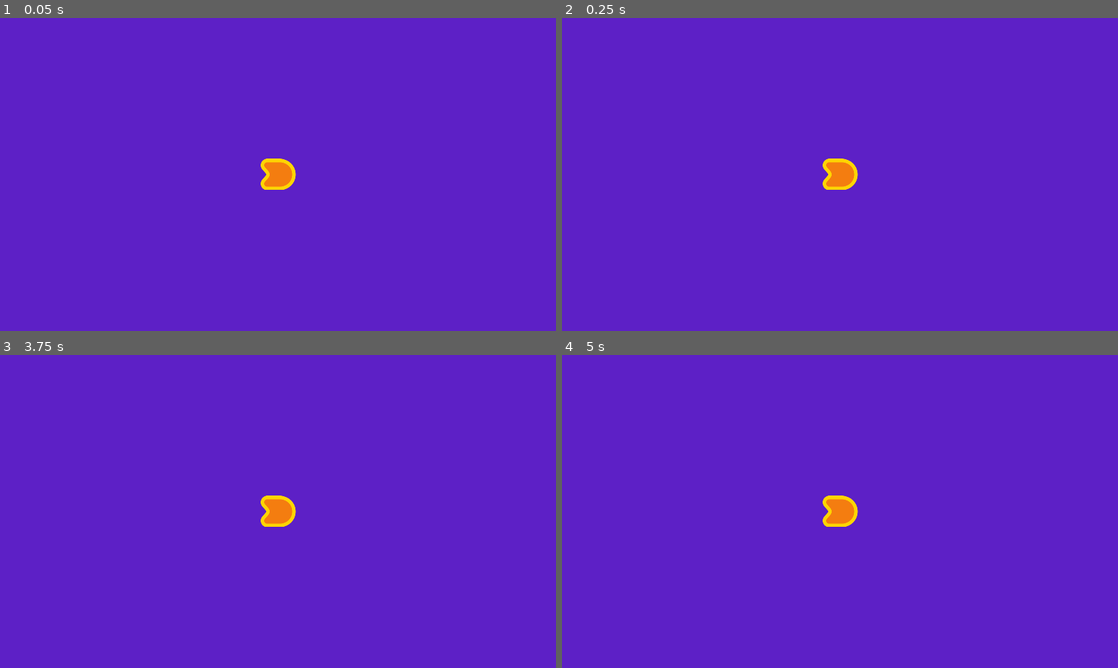
Above: before the commit, frames 1-4 (two rows, left to right).
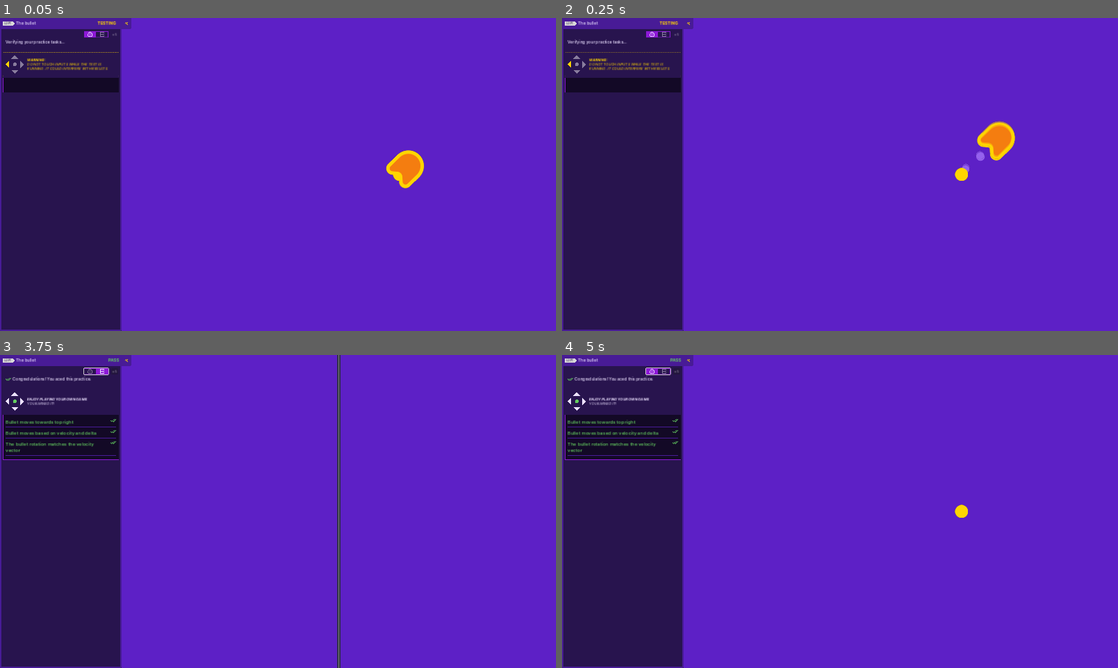
Above: after the commit, the same moments.

Repository: keliang5/2d-GameDev-Course
Game: Godot game, scene res://practices/L2.P1.bullet/bullet.tscn
Same seed, same stepped clock (60 frames per second), same inputs: the game is played once before the commit and once after it. Before the commit the project has no main scene; this scene is started directly in both runs.
Inputs (mouse positions are in pixels of both pictures, inside the frame that each line leads up to):
- Up to frame 1 (0.05 s): no input
- Up to frame 2 (0.25 s): no input
- Up to frame 3 (3.75 s): click (127, 361) at 0.52 s; click (5, 361) at 1.27 s; click (127, 361) at 2.02 s; tap Enter at 2.75 s; click (94, 370) at 3.52 s
- Up to frame 4 (5 s): tap Space at 4.25 s

The runs differ from the first frame. In frame 1, 23% of the frame differs, in the area x 0-77%, y 0-100%; in frame 2, 23%, in the area x 0-82%, y 0-100%; in frame 3, 23%; in frame 4, 23%.

Commit message:
L1-Overview and L2-Auto Pilot

Diff:
--- /dev/null
+++ b/04.to_space_and_beyond_workbook/lessons/ship.gd
@@ -0,0 +1,8 @@
+extends Sprite2D
+
+
+var velocity :=Vector2(500, 0)
+
+func _process(delta: float) -> void:
+	position += velocity * delta
+	rotation = velocity.angle()
--- /dev/null
+++ b/04.to_space_and_beyond_workbook/lessons/ship.tscn
@@ -0,0 +1,10 @@
+[gd_scene load_steps=3 format=3 uid="uid://c2s0nj1lokdif"]
+
+[ext_resource type="Texture2D" uid="uid://bniyrxn3r2v8h" path="res://assets/ship.png" id="1_a7v3i"]
+[ext_resource type="Script" path="res://lessons/ship.gd" id="2_uh0g3"]
+
+[node name="Ship" type="Sprite2D"]
+position = Vector2(696, 409)
+scale = Vector2(0.931397, 0.842038)
+texture = ExtResource("1_a7v3i")
+script = ExtResource("2_uh0g3")
--- a/04.to_space_and_beyond_workbook/practices/L2.P1.bullet/bullet.gd
+++ b/04.to_space_and_beyond_workbook/practices/L2.P1.bullet/bullet.gd
@@ -1,9 +1,10 @@
 extends Sprite2D
 
 # Change the bullet's velocity to move towards the top right.
-var velocity := Vector2(500, 0)
+var velocity := Vector2(500, -480)
 
 # Complete the process function to make the bullet move based on the velocity
 # vector. Also, rotate the bullet to match the velocity vector's angle.
 func _process(delta: float) -> void:
-	pass
+	position += velocity * delta
+	rotation = velocity.angle()
--- a/04.to_space_and_beyond_workbook/practices/L2.P1.bullet/bullet.tscn
+++ b/04.to_space_and_beyond_workbook/practices/L2.P1.bullet/bullet.tscn
@@ -1,9 +1,9 @@
-[gd_scene load_steps=8 format=3]
+[gd_scene load_steps=8 format=3 uid="uid://ck7f5saw8nn7w"]
 
-[ext_resource type="Texture2D" path="res://assets/practice_assets/shape_ship.png" id="1_rwnj6"]
-[ext_resource type="Script" path="res://practices/L2.P1.bullet/bullet.gd" id="2_371po"]
-[ext_resource type="Texture2D" path="res://assets/practice_assets/ellipse_white.png" id="3_q7var"]
-[ext_resource type="Texture2D" path="res://assets/practice_assets/ellipse_yellow.png" id="4_7gjbg"]
+[ext_resource type="Texture2D" uid="uid://d1xp2mgpkkc42" path="res://assets/practice_assets/shape_ship.png" id="1_rwnj6"]
+[ext_resource type="Script" path="res://practices/L2.P1.bullet/bullet.gd" id="2_ss7p7"]
+[ext_resource type="Texture2D" uid="uid://bkueifls7csiy" path="res://assets/practice_assets/ellipse_white.png" id="3_q7var"]
+[ext_resource type="Texture2D" uid="uid://ci5b253al1tus" path="res://assets/practice_assets/ellipse_yellow.png" id="4_7gjbg"]
 
 [sub_resource type="Curve" id="Curve_awpf5"]
 _data = [Vector2(0, 0.663194), 0.0, 0.0, 0, 0, Vector2(1, 0), -0.0319997, 0.0, 0, 0]
--- a/04.to_space_and_beyond_workbook/practices/L3.P1.character_input/character_input.gd
+++ b/04.to_space_and_beyond_workbook/practices/L3.P1.character_input/character_input.gd
@@ -10,7 +10,7 @@
 func _process(delta: float) -> void:
 	# The direction is always equal to Vector2(0, 0)! Add code to remedy that.
 
-	velocity = direction * max_speed
+	velocity += direction * max_speed
 	position += velocity * delta
 	if velocity.length() > 0.0:
 		rotation = velocity.angle()
--- a/04.to_space_and_beyond_workbook/practices/L3.P1.character_input/character_input.tscn
+++ b/04.to_space_and_beyond_workbook/practices/L3.P1.character_input/character_input.tscn
@@ -1,9 +1,9 @@
-[gd_scene load_steps=8 format=3]
+[gd_scene load_steps=8 format=3 uid="uid://dyuatur4gik2b"]
 
-[ext_resource type="Texture2D" path="res://assets/practice_assets/shape_ship.png" id="1_hyi6f"]
+[ext_resource type="Texture2D" uid="uid://d1xp2mgpkkc42" path="res://assets/practice_assets/shape_ship.png" id="1_hyi6f"]
 [ext_resource type="Script" path="res://practices/L3.P1.character_input/character_input.gd" id="2_3ksb3"]
-[ext_resource type="Texture2D" path="res://assets/practice_assets/ellipse_white.png" id="3_ltupt"]
-[ext_resource type="Texture2D" path="res://assets/practice_assets/ellipse_yellow.png" id="4_uv7b0"]
+[ext_resource type="Texture2D" uid="uid://bkueifls7csiy" path="res://assets/practice_assets/ellipse_white.png" id="3_ltupt"]
+[ext_resource type="Texture2D" uid="uid://ci5b253al1tus" path="res://assets/practice_assets/ellipse_yellow.png" id="4_uv7b0"]
 
 [sub_resource type="Curve" id="Curve_8vjn6"]
 _data = [Vector2(0, 0.663194), 0.0, 0.0, 0, 0, Vector2(1, 0), -0.0319997, 0.0, 0, 0]
--- a/04.to_space_and_beyond_workbook/project.godot
+++ b/04.to_space_and_beyond_workbook/project.godot
@@ -1,10 +1,23 @@
+; Engine configuration file.
+; It's best edited using the editor UI and not directly,
+; since the parameters that go here are not all obvious.
+;
+; Format:
+;   [section] ; section goes between []
+;   param=value ; assign values to parameters
+
 config_version=5
 
 [application]
 
 config/name="M4. To Space and Beyond (Workbook)"
+run/main_scene="res://lessons/ship.tscn"
 config/features=PackedStringArray("4.2", "Forward Plus")
 config/icon="res://assets/ship.png"
+
+[autoload]
+
+Tester="*res://addons/gdquest_practice_framework/tester/ui_test_panel.tscn"
 
 [display]
 
@@ -15,6 +28,10 @@
 window/size/window_height_override=648
 window/stretch/mode="canvas_items"
 
+[editor_plugins]
+
+enabled=PackedStringArray("res://addons/gdquest_practice_framework/plugin.cfg")
+
 [rendering]
 
 renderer/rendering_method="gl_compatibility"
Not shown: 1 places in 04.to_space_and_beyond_workbook/practices/L2.P1.bullet/bullet.tscn that only renumber resources
